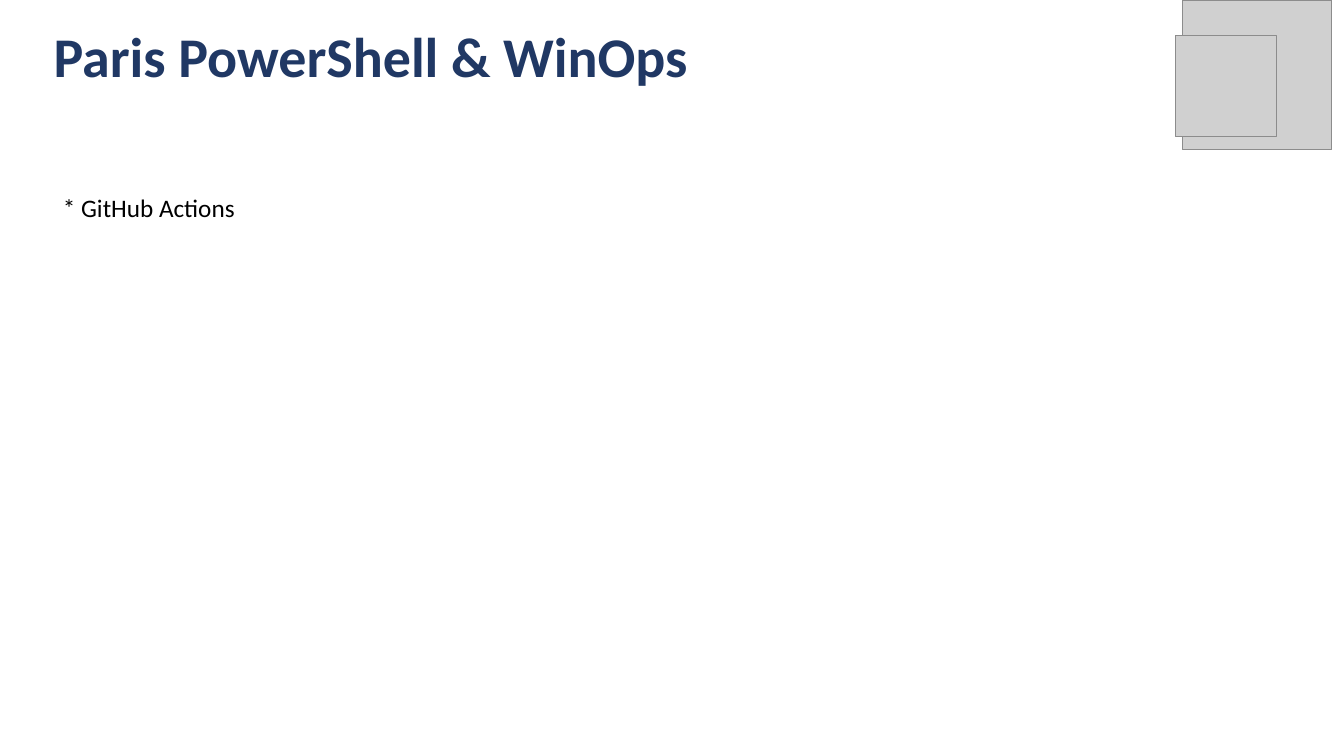
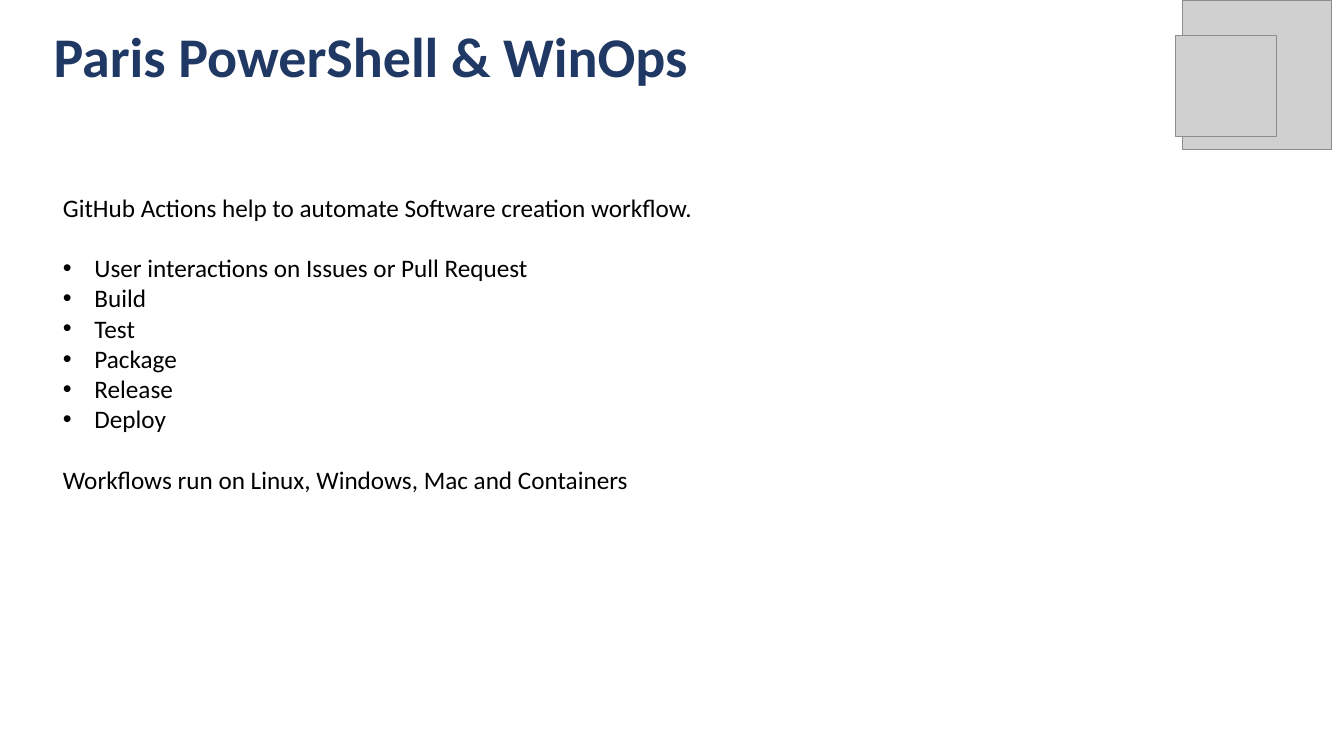
Before and after one commit to PowerShell-and-WinOps-user-group-Paris/Github-Actions, a slide deck: slide 4 of slide/GitHubActions-Workshop.pptx. Drawn at 1344x756 pixels with LibreOffice and Linux fonts; fonts in the diff are those of the drawing; grey boxes stand for pictures. Boxes give left, top, right and bottom in pixels: in the first picture for what was removed or moved away, otherwise in the second. Text is boxed around its words. In the diff, an @@ line names an element or a change of style, - is before the commit and + after.

```diff
--- a/slide/GitHubActions-Workshop.pptx
+++ b/slide/GitHubActions-Workshop.pptx
@@ text at (63, 199, 692, 492): text changed @@
-* GitHub Actions
+GitHub Actions help to automate Software creation workflow.
+• User interactions on Issues or Pull Request
+• Build
+• Test
+• Package
+• Release
+• Deploy
+Workflows run on Linux, Windows, Mac and Containers
```
Also in this commit, not shown: 2 slides added.
